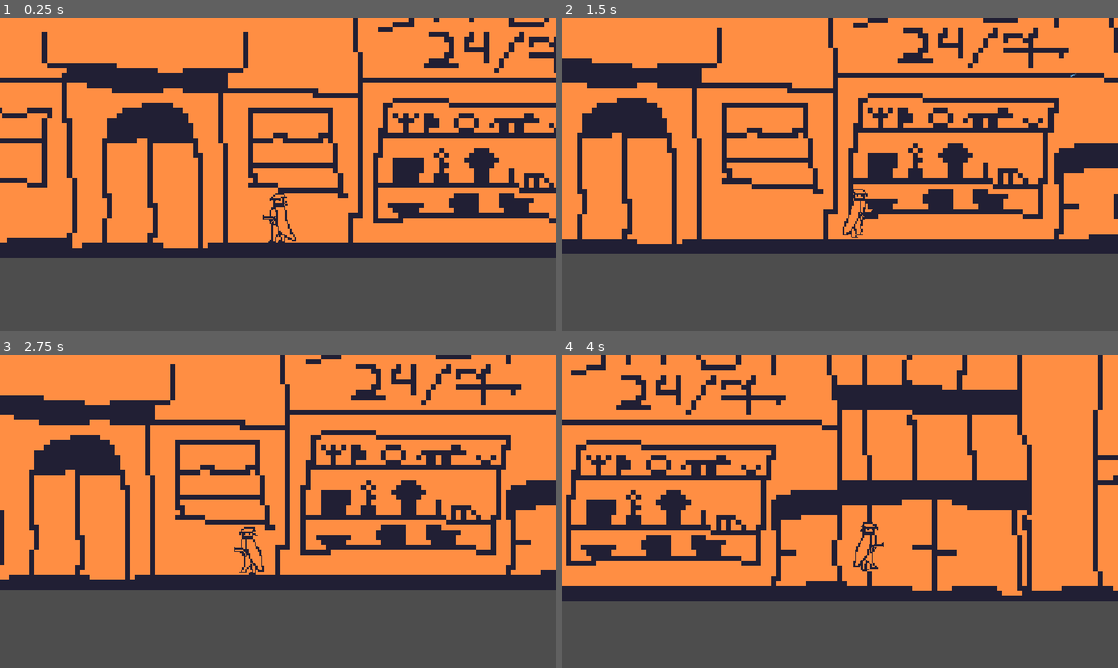
Above: before the commit, frames 1-4 (two rows, left to right).
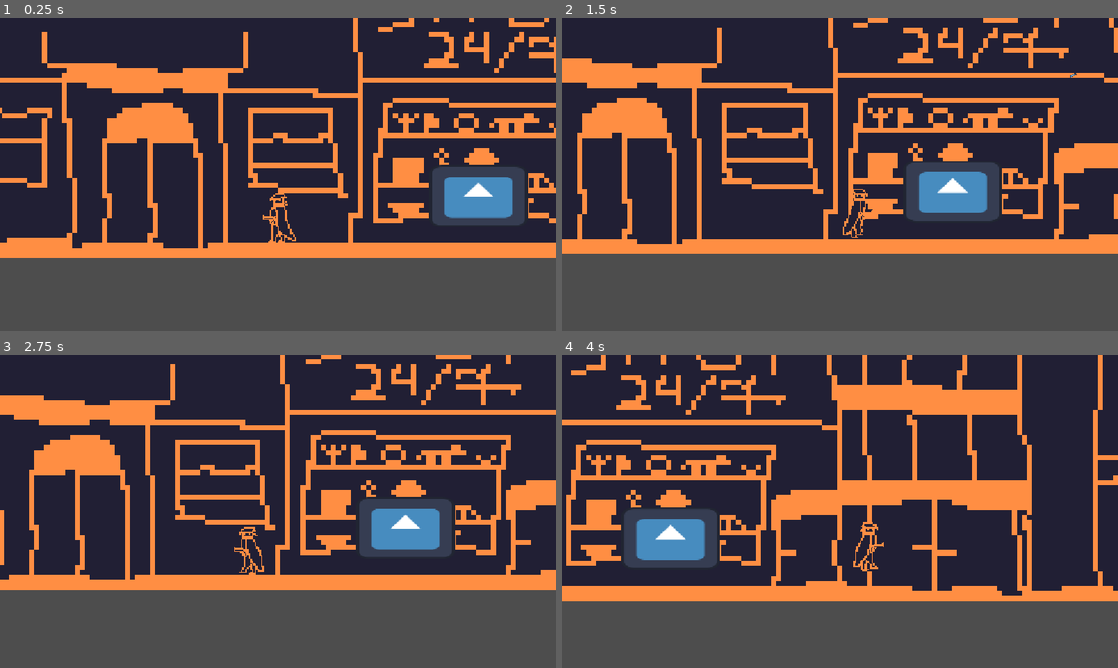
Above: after the commit, the same moments.

Repository: Juan3310/Day-of-a-serial-killer
Game: Godot game, scene res://Scenes/gameplay_tree.tscn
Same seed, same stepped clock (60 frames per second), same inputs: the game is played once before the commit and once after it. The engine's default icon, where the game draws it, is replaced by a stand-in: a white triangle on a blue panel in a dark square.
Inputs (mouse positions are in pixels of both pictures, inside the frame that each line leads up to):
- Up to frame 1 (0.25 s): no input
- Up to frame 2 (1.5 s): tap Enter at 0.5 s; move the mouse to (962, 158) at 0.52 s; hold D (Go right) from 0.53 s (still down); tap E (Action perform) at 0.6, 1.35 s; click (962, 158) at 0.67 s; tap Space (Jump) at 0.77 s; move the mouse to (728, 190) at 1.27 s
- Up to frame 3 (2.75 s): tap Space (Jump) at 1.52 s; move the mouse to (333, 442) at 2.02 s; release D (Go right) at 2.03 s; hold A (Go left) from 2.03 s (still down); click (333, 442) at 2.1 s; tap E (Action perform) at 2.3 s
- Up to frame 4 (4 s): move the mouse to (812, 574) at 2.77 s; release A (Go left) at 2.78 s; hold D (Go right) from 2.78 s (still down); tap Alt at 2.85 s; click (812, 574) at 2.92 s; tap Space (Jump) at 3.02, 3.77 s; tap E (Action perform) at 3.05, 3.8 s; move the mouse to (1006, 558) at 3.52 s; tap Shift at 3.6 s

The runs differ from the first frame. In frame 1, 77% of the frame differs, in the area x 0-100%, y 0-77%; in frame 2, 75%; in frame 3, 75%; in frame 4, 79%, in the area x 0-100%, y 0-79%.

Commit message:
Made a global script for checking daytime
Started implementing the daytime mechanic for the shop and poster, though I still need to figure out how to prove the next time of day has arrived for rng purposes

Diff:
--- a/Scenes/gameplay_tree.tscn
+++ b/Scenes/gameplay_tree.tscn
@@ -3,18 +3,26 @@
 [ext_resource type="Shader" uid="uid://bws8wlcrr6eyj" path="res://Scripts/inversion.gdshader" id="1_5arsr"]
 [ext_resource type="Script" uid="uid://q46b15v17pbm" path="res://Scripts/gameplay.gd" id="1_cpys3"]
 [ext_resource type="PackedScene" uid="uid://dn6dfgme65wra" path="res://Scenes/killer.tscn" id="1_um0va"]
-[ext_resource type="Texture2D" uid="uid://dx5mmgixou712" path="res://Items/CityLevel.png" id="3_kclv7"]
+[ext_resource type="Texture2D" uid="uid://by7vfjdjmrbn0" path="res://Items/CityFixed.png" id="3_kclv7"]
 [ext_resource type="Texture2D" uid="uid://7vfcqyay3afx" path="res://Items/SubwayLevel.png" id="3_qll42"]
 [ext_resource type="PackedScene" uid="uid://dwpoki2oemcjr" path="res://Scenes/poster.tscn" id="4_dd25c"]
-[ext_resource type="Texture2D" uid="uid://dq6l6ist4fd8d" path="res://Items/Zrzut ekranu 2026-11-23 212821.png" id="4_kclv7"]
 [ext_resource type="PackedScene" uid="uid://c3pes6g278i82" path="res://Scenes/target.tscn" id="5_dd25c"]
 [ext_resource type="PackedScene" uid="uid://ctg3ltutds2u6" path="res://Scenes/shop.tscn" id="6_fkb2u"]
 
 [sub_resource type="ShaderMaterial" id="ShaderMaterial_srufm"]
 shader = ExtResource("1_5arsr")
 
+[sub_resource type="ShaderMaterial" id="ShaderMaterial_kclv7"]
+shader = ExtResource("1_5arsr")
+
+[sub_resource type="ShaderMaterial" id="ShaderMaterial_7eh2i"]
+shader = ExtResource("1_5arsr")
+
 [sub_resource type="ShaderMaterial" id="ShaderMaterial_4lk16"]
 shader = ExtResource("1_5arsr")
+
+[sub_resource type="RectangleShape2D" id="RectangleShape2D_qll42"]
+size = Vector2(95.25, 6459)
 
 [node name="GameplayTree" type="Node2D" unique_id=1234816670]
 material = SubResource("ShaderMaterial_srufm")
@@ -22,15 +30,11 @@
 
 [node name="CityGround" type="Sprite2D" parent="." unique_id=824566490]
 texture_filter = 1
+material = SubResource("ShaderMaterial_kclv7")
 position = Vector2(2785, -2400.0002)
 scale = Vector2(13, 13)
 texture = ExtResource("3_kclv7")
 
-[node name="Sprite2D" type="Sprite2D" parent="CityGround" unique_id=1929804226]
-position = Vector2(-155.5, 92.50004)
-scale = Vector2(0.006451656, 0.0062111802)
-texture = ExtResource("4_kclv7")
-
 [node name="StaticBody2D2" type="StaticBody2D" parent="CityGround" unique_id=739453086]
 
 [node name="CollisionPolygon2D2" type="CollisionPolygon2D" parent="CityGround/StaticBody2D2" unique_id=1693469798]
@@ -59,7 +63,7 @@
 [node name="StaticBody2D43" type="StaticBody2D" parent="CityGround" unique_id=187556279]
 
 [node name="CollisionPolygon2D7" type="CollisionPolygon2D" parent="CityGround/StaticBody2D43" unique_id=1037123925]
-polygon = PackedVector2Array(35.84616, 63.846184, 35.84616, 58.07695, 49.923096, 59.07695, 73.15384, 59.07695, 73, 65.07695)
+polygon = PackedVector2Array(35.84616, 63.846184, 35.076935, 57.769257, 49.923096, 59.07695, 73.15384, 59.07695, 73, 65.07695)
 
 [node name="StaticBody2D42" type="StaticBody2D" parent="CityGround" unique_id=1835335438]
 
@@ -89,7 +93,7 @@
 [node name="StaticBody2D37" type="StaticBody2D" parent="CityGround" unique_id=866220756]
 
 [node name="CollisionPolygon2D13" type="CollisionPolygon2D" parent="CityGround/StaticBody2D37" unique_id=30569938]
-polygon = PackedVector2Array(36.84616, 89.61542, 34.461548, 56.15387, 8.6923065, 59.00003, -13.461533, 59.53849, -22, 57.846184, -19, 88.9231)
+polygon = PackedVector2Array(35.84616, 63.923103, 34.84616, 56.00003, 8.6923065, 59.00003, -13.461533, 59.53849, -22, 57.846184, -21.307693, 63.461563)
 
 [node name="StaticBody2D36" type="StaticBody2D" parent="CityGround" unique_id=920562164]
 
@@ -282,6 +286,7 @@
 
 [node name="LevelGround" type="Sprite2D" parent="." unique_id=993192541]
 texture_filter = 1
+material = SubResource("ShaderMaterial_7eh2i")
 position = Vector2(-255, -118)
 scale = Vector2(9, 9)
 texture = ExtResource("3_qll42")
@@ -292,7 +297,7 @@
 polygon = PackedVector2Array(-82.75, 69.75, -83.25, 53.25, -79, 41.75, -68.75, 33.25, 10.75, 32.75, 34, 33, 47.25, 31.5, 56, 39.5, 63.5, 47.25, 70, 59, 74.5, 70.75)
 
 [node name="CollisionPolygon2D4" type="CollisionPolygon2D" parent="LevelGround/StaticBody2D" unique_id=1877055325]
-polygon = PackedVector2Array(74.428566, 70.14285, 120.285706, 70.57143, 133.42856, 70.57 …(633 unchanged characters)…
+polygon = PackedVector2Array(-83.33333, 69.88889, 120.285706, 70.57143, 133.42856, 70.57 …(633 unchanged characters)…
 
 [node name="CollisionPolygon2D2" type="CollisionPolygon2D" parent="LevelGround/StaticBody2D" unique_id=674679291]
 polygon = PackedVector2Array(-20.25, 8, -16, 5.5, 18.75, 7, 18.25, 10.5)
@@ -313,7 +318,7 @@
 polygon = PackedVector2Array(74.28571, -32.999996, 75.57143, -38.999996, 115.71428, -40.999996, 153.57143, -40.714283, 153.14285, -34.85714, 88.85714, -34.714283)
 
 [node name="CollisionPolygon2D9" type="CollisionPolygon2D" parent="LevelGround/StaticBody2D" unique_id=1412695117]
-polygon = PackedVector2Array(-191.2857, 74.85714, -190.42856, 68.428566, -83.14285, 69.85714, -83.428566, 75.14285)
+polygon = PackedVector2Array(-191.2857, 74.85714, -190.42856, 68.428566, -83.14285, 69.85714, 73.333336, 74.22222)
 
 [node name="Poster" parent="." unique_id=1173825111 instance=ExtResource("4_dd25c")]
 position = Vector2(-1562, -621)
@@ -321,13 +326,32 @@
 [node name="Target" parent="." unique_id=226955712 instance=ExtResource("5_dd25c")]
 position = Vector2(1358, 66)
 
-[node name="Shop" parent="." unique_id=341139742 instance=ExtResource("6_fkb2u")]
+[node name="NightShop" parent="." unique_id=341139742 instance=ExtResource("6_fkb2u")]
 position = Vector2(-1653, 396)
+
+[node name="DayShop" parent="." unique_id=1183686242 instance=ExtResource("6_fkb2u")]
+position = Vector2(2836, -936)
 
 [node name="Killer" parent="." unique_id=1137907393 instance=ExtResource("1_um0va")]
 material = SubResource("ShaderMaterial_4lk16")
 position = Vector2(2316, -917)
 
+[node name="StaticBody2D" type="StaticBody2D" parent="." unique_id=131160268]
+collision_layer = 2
+collision_mask = 2
+
+[node name="CollisionShape2D" type="CollisionShape2D" parent="StaticBody2D" unique_id=697338007]
+position = Vector2(-1162.25, -4018)
+shape = SubResource("RectangleShape2D_qll42")
+
+[node name="StaticBody2D2" type="StaticBody2D" parent="." unique_id=1503473402]
+collision_layer = 2
+collision_mask = 2
+
+[node name="CollisionShape2D" type="CollisionShape2D" parent="StaticBody2D2" unique_id=2126495182]
+position = Vector2(6732.625, -4008.5)
+shape = SubResource("RectangleShape2D_qll42")
+
 [connection signal="inspect" from="Poster" to="." method="_poster_inspected"]
 [connection signal="got_shot" from="Target" to="." method="_on_target_got_shot"]
 [connection signal="shoot" from="Killer" to="." method="on_shoot_emit"]
--- a/Scenes/killer.tscn
+++ b/Scenes/killer.tscn
@@ -79,6 +79,8 @@
 size = Vector2(17.75, 20)
 
 [node name="Killer" type="CharacterBody2D" unique_id=1137907393]
+collision_layer = 3
+collision_mask = 3
 script = ExtResource("1_4lk16")
 
 [node name="CollisionShape2D" type="CollisionShape2D" parent="." unique_id=531360438]
@@ -87,6 +89,9 @@
 [node name="Camera2D" type="Camera2D" parent="." unique_id=339885181]
 position = Vector2(1, -100)
 zoom = Vector2(0.8, 0.8)
+limit_top = -4025
+limit_right = 6685
+limit_bottom = 557
 position_smoothing_enabled = true
 position_smoothing_speed = 9.0
 
--- /dev/null
+++ b/Scripts/Global.gd
@@ -0,0 +1,19 @@
+extends Node
+
+var DayTime : int #0 is day, 1 is night
+var Noons : int #Counts every switch between time and night, therefore odds are nights, and evens are days
+# Called when the node enters the scene tree for the first time.
+func _ready() -> void:
+	DayTime = 1
+	Noons = 0
+
+
+# Called every frame. 'delta' is the elapsed time since the previous frame.
+func _process(delta: float) -> void:
+	if DayTime == 0:
+		RenderingServer.global_shader_parameter_set("inversion", false)
+	elif DayTime == 1:
+		RenderingServer.global_shader_parameter_set("inversion", true)
+	else:
+		print(false)
+		DayTime = 0
--- a/Scripts/gameplay.gd
+++ b/Scripts/gameplay.gd
@@ -6,14 +6,18 @@
 
 func _ready() -> void:
 	target_checklisted = false
-	$Shop/ShopUI/Panel/VBoxContainer/HBoxContainer/SmokeBuy.bought.connect(on_buy)
-	$Shop/ShopUI/Panel/VBoxContainer/HBoxContainer/SmokeBuy.stole.connect(on_steal)
-	RenderingServer.global_shader_parameter_set("inversion", false)
-
+	$NightShop/ShopUI/Panel/VBoxContainer/HBoxContainer/SmokeBuy.bought.connect(on_buy)
+	$NightShop/ShopUI/Panel/VBoxContainer/HBoxContainer/SmokeBuy.stole.connect(on_steal)
+	$DayShop/ShopUI/Panel/VBoxContainer/HBoxContainer/SmokeBuy.bought.connect(on_buy)
+	$DayShop/ShopUI/Panel/VBoxContainer/HBoxContainer/SmokeBuy.stole.connect(on_steal)
 
 func _process(_delta: float) -> void:
-	pass
-
+	if Global.DayTime == 0:
+		$NightShop.set_process(false)
+		$DayShop.set_process(true)
+	elif Global.DayTime == 1:
+		$NightShop.set_process(true)
+		$DayShop.set_process(false)
 
 func _poster_inspected() -> void:
 	if not target_checklisted:
--- a/Scripts/poster.gd
+++ b/Scripts/poster.gd
@@ -5,9 +5,13 @@
 signal inspect
 
 func _process(_delta: float) -> void:
-	if player_in_range:
-		if Input.is_action_just_pressed("Action perform"):
-			inspect.emit()
+	if Global.DayTime == 0:
+		self.visible = true
+		if player_in_range:
+			if Input.is_action_just_pressed("Action perform"):
+				inspect.emit()
+	else:
+		self.visible = false
 
 
 func _on_body_entered(_body: CharacterBody2D) -> void:
--- a/Scripts/shop.gd
+++ b/Scripts/shop.gd
@@ -1,6 +1,8 @@
 extends Area2D
 
 var player_in_range : bool
+
+var RNG : RandomNumberGenerator
 
 func _ready() -> void:
 	$ShopUI.visible = false
--- a/project.godot
+++ b/project.godot
@@ -14,6 +14,10 @@
 run/main_scene="uid://su3xrm7q1xjx"
 config/features=PackedStringArray("4.8", "Forward Plus")
 config/icon="res://icon.svg"
+
+[autoload]
+
+Global="*uid://x5o8sspccvnu"
 
 [display]
 
Binary file added: Items/CityFixed.png
Not shown, added: Items/CityFixed.png.import
Not shown, added: Scripts/Global.gd.uid
